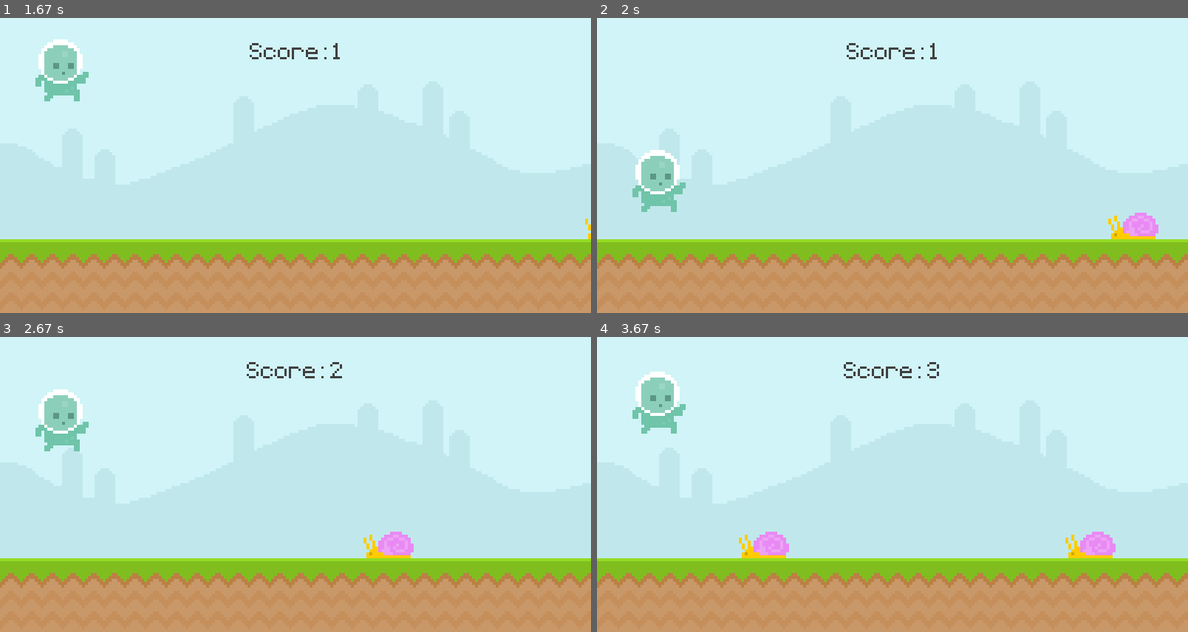
Above: before the commit, frames 1-4 (two rows, left to right).
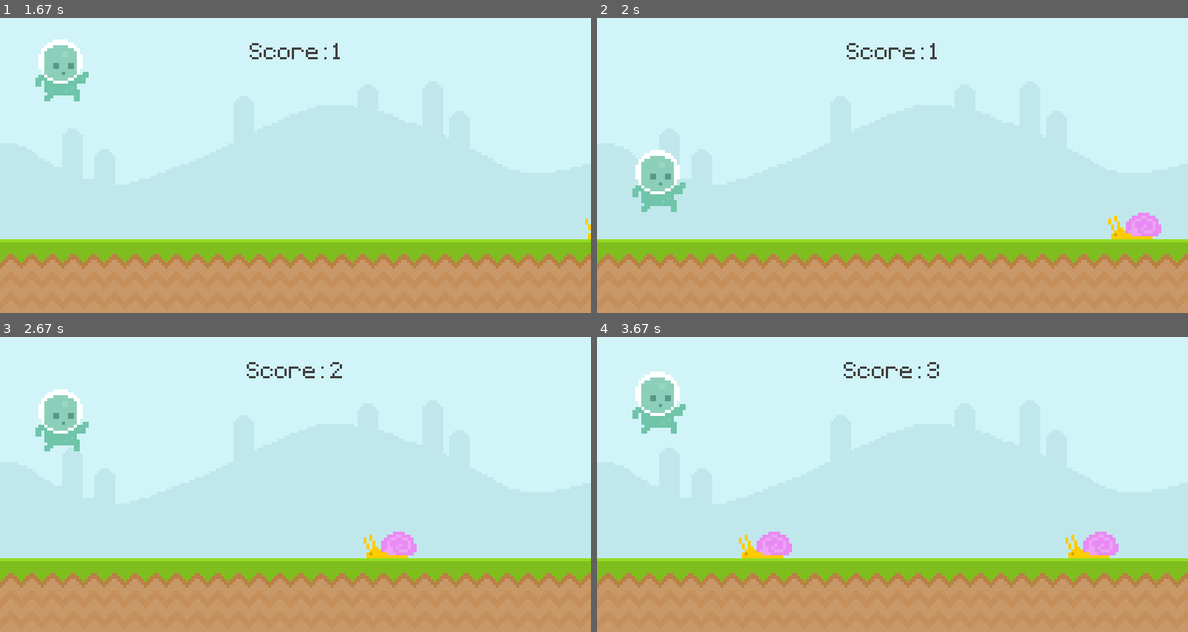
Above: after the commit, the same moments.

Repository: Clu-Codes/pygame
Game: pygame game, started from test.py
The game is run twice, just before and just after one commit, with the same random seed, the same clock (stepped at 60 frames per second) and the same inputs.
Inputs (mouse positions are in pixels of both pictures, inside the frame that each line leads up to):
- Up to frame 1 (1.67 s): tap Space at 0.33 s; click (59, 206) at 0.72 s; click (112, 121) at 1.05 s; click (59, 195) at 1.38 s
- Up to frame 2 (2 s): click (750, 106) at 1.72 s
- Up to frame 3 (2.67 s): tap Space at 2.5 s
- Up to frame 4 (3.67 s): click (809, 422) at 2.88 s; tap Space at 3.23, 3.53 s

Frame 1 is identical in both runs. In frame 2, 0.2% of the frame differs, in the area x 89-96%, y 66-75%; in frame 3, 0.2%; in frame 4, 0.4%, in the area x 26-89%, y 66-75%.

Commit message:
fix obstacle animation bug

Diff:
--- a/test.py
+++ b/test.py
@@ -62,8 +62,8 @@
 snail_frame_index = 0
 snail_surf = snail_frames[snail_frame_index]
 
-fly_frame_1 = pygame.image.load('graphics/Fly/fly1.png').convert_alpha()
-fly_frame_2 = pygame.image.load('graphics/Fly/fly2.png').convert_alpha()
+fly_frame_1 = pygame.image.load('graphics/Fly/Fly1.png').convert_alpha()
+fly_frame_2 = pygame.image.load('graphics/Fly/Fly2.png').convert_alpha()
 fly_frames = [fly_frame_1, fly_frame_2]
 fly_frame_index = 0
 fly_surf = fly_frames[fly_frame_index]
@@ -128,7 +128,7 @@
                 snail_surf = snail_frames[snail_frame_index]
 
             if event.type == fly_animation_timer:
-                if fly_frame_index == 0: snail_frame_index = 1
+                if fly_frame_index == 0: fly_frame_index = 1
                 else: fly_frame_index = 0
                 fly_surf = fly_frames[fly_frame_index]
 
